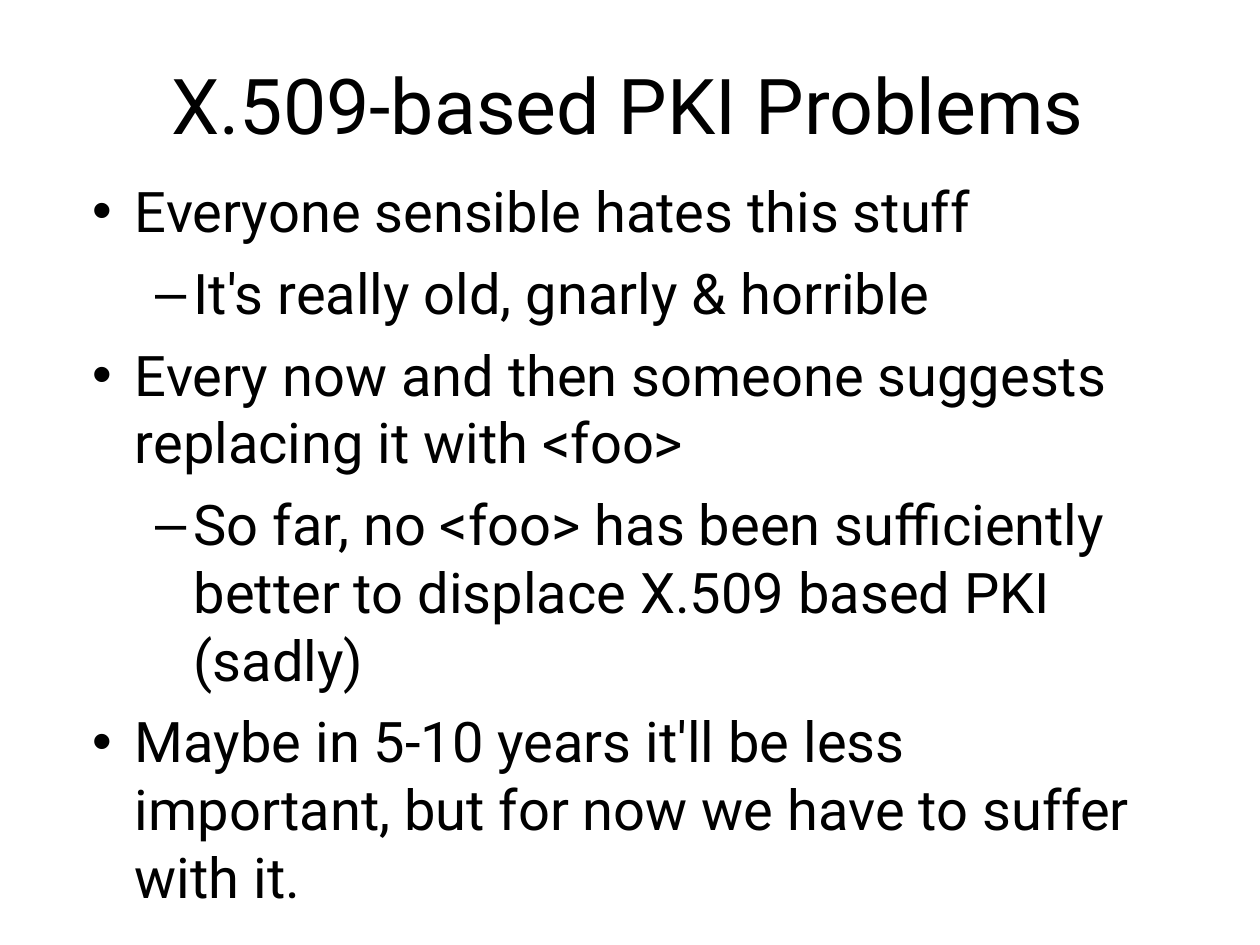
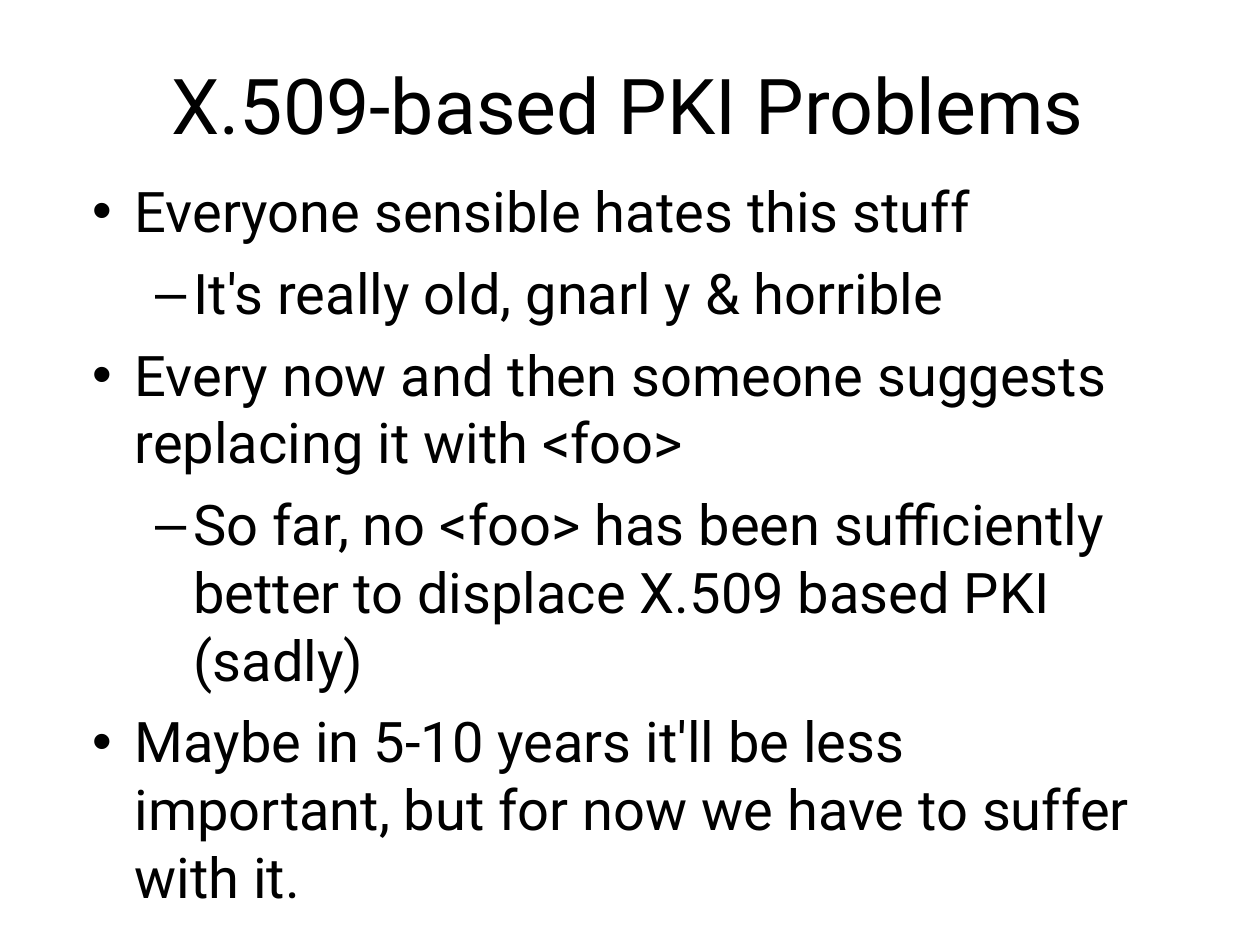
Before and after one commit to sftcd/cs7053, a slide deck: slide 29 of 2016lectures/06-protocols.ppt (slide 30 before the commit). Drawn at 1260x945 pixels with LibreOffice and Linux fonts; fonts in the diff are those of the drawing. Boxes give left, top, right and bottom in pixels: in the first picture for what was removed or moved away, otherwise in the second. Text is boxed around its words. In the diff, an @@ line names an element or a change of style, - is before the commit and + after.

```diff
--- a/2016lectures/06-protocols.ppt
+++ b/2016lectures/06-protocols.ppt
@@ text at bbox=[194, 272, 943, 326]: text changed @@
-  – It's really old, gnarly & horrible
+  – It's really old, gnarl y & horrible
```
Also in this commit, not shown: 15 other slides changed, 1 slide added, 2 slides removed, 2 other files.
